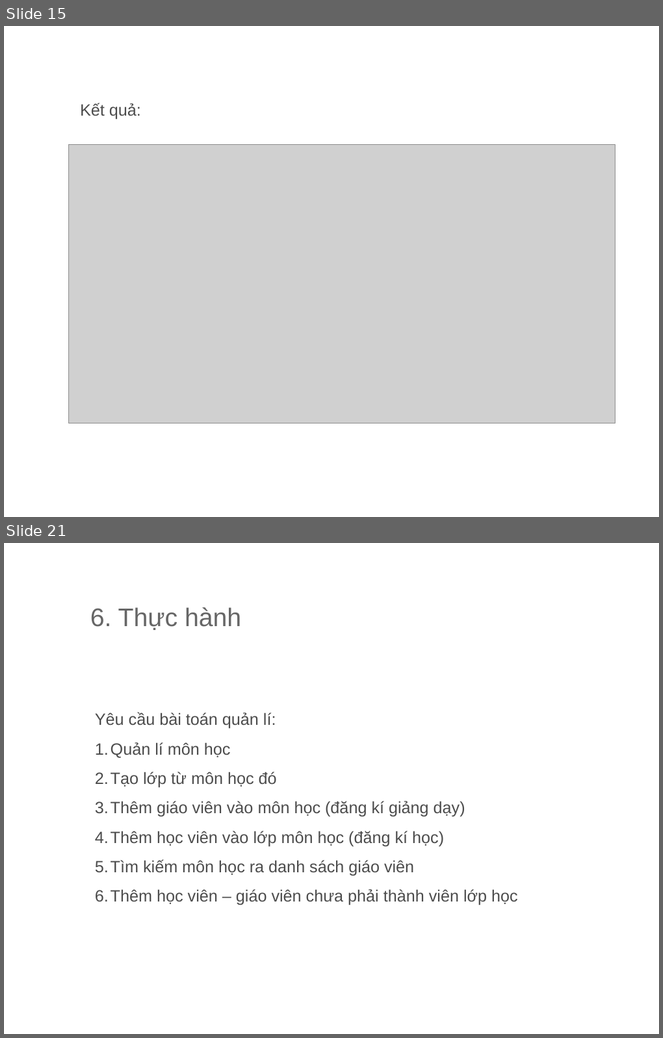
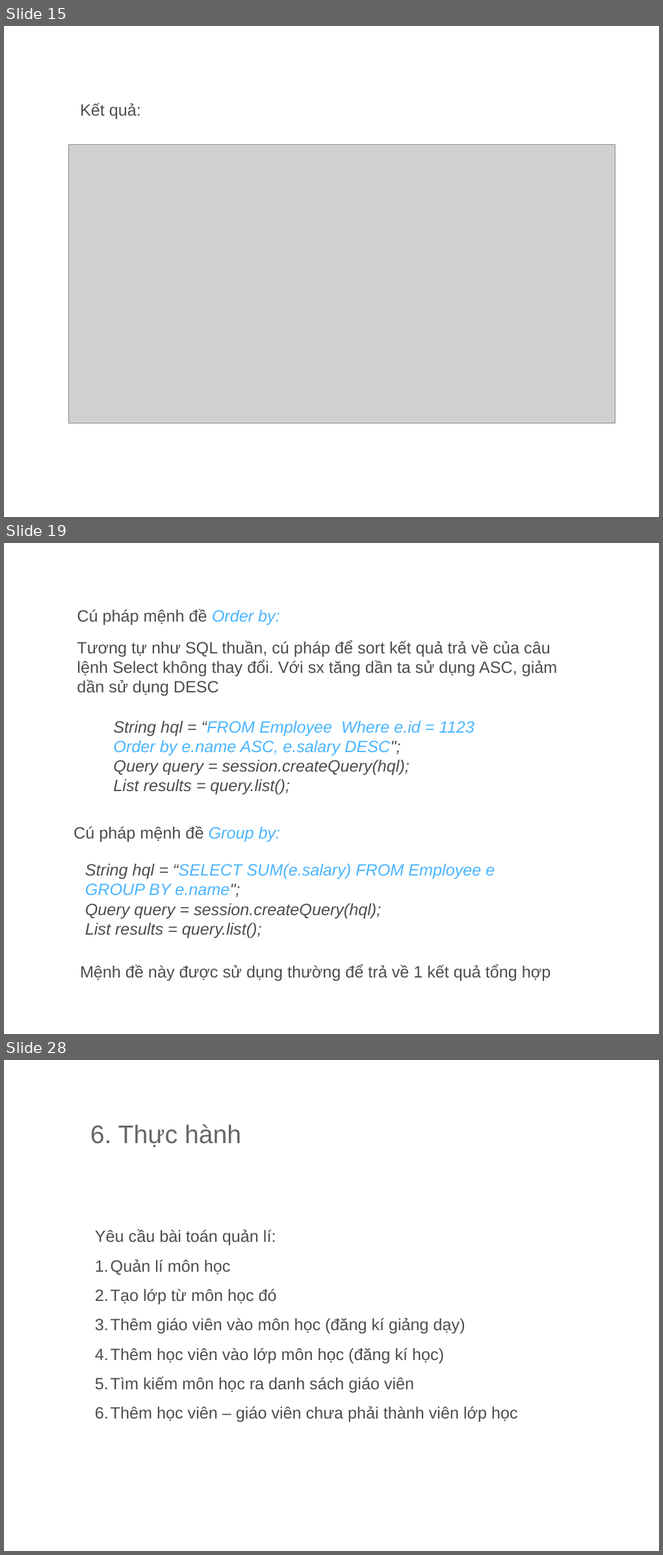
Before and after one commit to thanh13hc/my-first-project, a slide deck: Hibernate.ppt. Shown one above the other, each under a label of ours: slides 15 and 21 before the commit, slides 15, 19 and 28 after it; the slides between them are not shown. The pictures are 663x1038 and 663x1555 pixels, drawn with LibreOffice and Linux fonts; fonts in the diff are those of the drawing; grey boxes stand for pictures; background and template pictures are left out. Boxes give left, top, right and bottom in pixels: in the first picture for what was removed or moved away, otherwise in the second. Text is boxed around its words. In the diff, an @@ line names an element or a change of style, - is before the commit and + after.

```diff
--- a/Hibernate.ppt
+++ b/Hibernate.ppt
@@ slide 19 added at [4, 543, 659, 1034], background picture (left out) @@
@@ rectangle added at [71, 596, 145, 676], fill #FFFFFF at 38% opacity @@
@@ rectangle added at [526, 600, 606, 674], fill #FFFFFF at 38% opacity @@
@@ text added at [77, 609, 280, 626], 18 pt, text #4C4C4C @@
+Cú pháp mệnh đề Order by:
@@ text added at [77, 640, 558, 696], 18 pt, text #4C4C4C @@
+Tương tự như SQL thuần, cú pháp để sort kết quả trả về của câu lệnh Select không thay đổi. Với sx tăng dần ta sử dụng ASC, giảm dần sử dụng DESC
@@ text added at [113, 720, 475, 795], 18 pt, text #4C4C4C, italic @@
+String hql = “FROM Employee Where e.id = 1123
+Order by e.name ASC, e.salary DESC";
+Query query = session.createQuery(hql);
+List results = query.list();
@@ text added at [74, 826, 281, 843], 18 pt, text #4C4C4C @@
+Cú pháp mệnh đề Group by:
@@ text added at [85, 863, 495, 939], 18 pt, text #4C4C4C, italic @@
+String hql = “SELECT SUM(e.salary) FROM Employee e
+GROUP BY e.name";
+Query query = session.createQuery(hql);
+List results = query.list();
@@ rectangle added at [68, 897, 142, 977], fill #FFFFFF at 38% opacity @@
@@ rectangle added at [523, 899, 603, 973], fill #FFFFFF at 38% opacity @@
@@ text added at [80, 964, 551, 981], 18 pt, text #4C4C4C @@
+Mệnh đề này được sử dụng thường để trả về 1 kết quả tổng hợp
@@ what was slide 21 is now slide 28 @@
```
Also in this commit, not shown: 11 slides changed, 6 other slides added, 1 other file.
